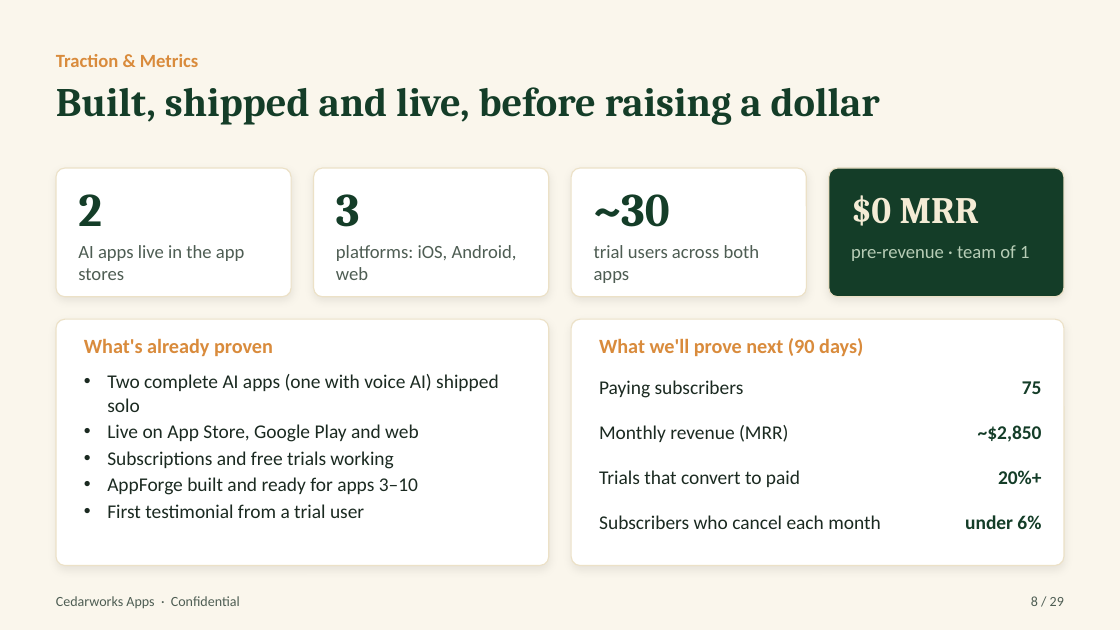
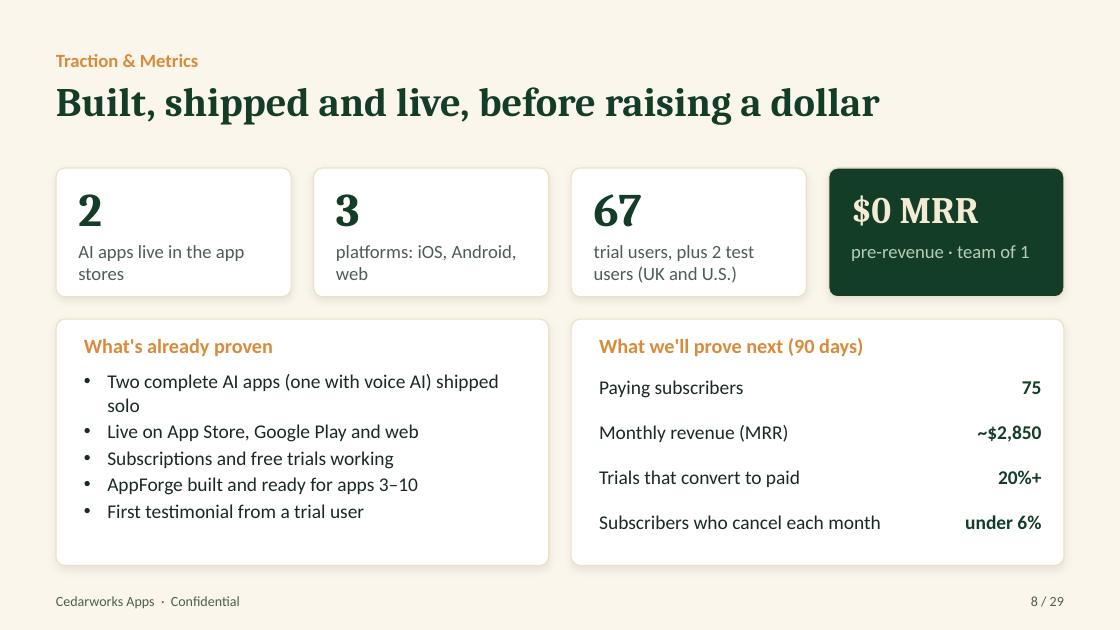
Before and after one commit to Pastorai1/Cedarworksapps, a slide deck: slide 8 of pitch-deck/Cedarworks-Apps-Pitch-Deck.pptx. Drawn at 1120x630 pixels with LibreOffice and Linux fonts; fonts in the diff are those of the drawing. Boxes give left, top, right and bottom in pixels: in the first picture for what was removed or moved away, otherwise in the second. Text is boxed around its words. In the diff, an @@ line names an element or a change of style, - is before the commit and + after.

```diff
--- a/pitch-deck/Cedarworks-Apps-Pitch-Deck.pptx
+++ b/pitch-deck/Cedarworks-Apps-Pitch-Deck.pptx
@@ text at <box>594,194,642,227</box>: text changed @@
-~30
+67
@@ text at <box>594,245,755,283</box>: text changed @@
-trial users across both apps
+trial users, plus 2 test users (UK and U.S.)
```
Also in this commit, not shown: 2 other slides changed, 4 other files.
